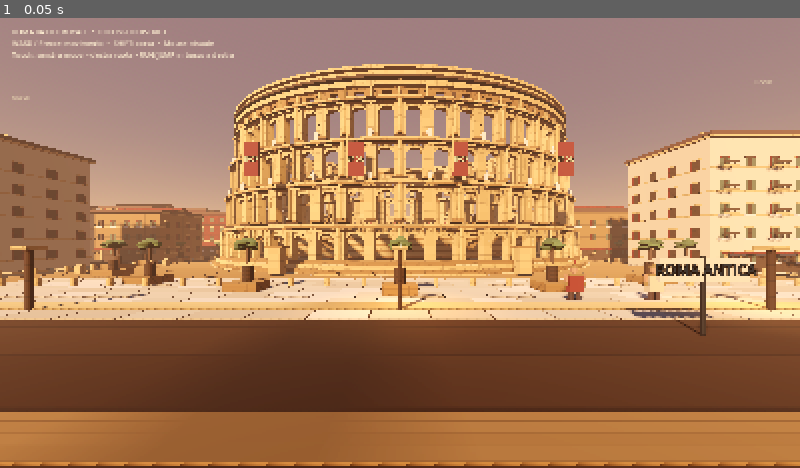
Above: before the commit, frame 1.
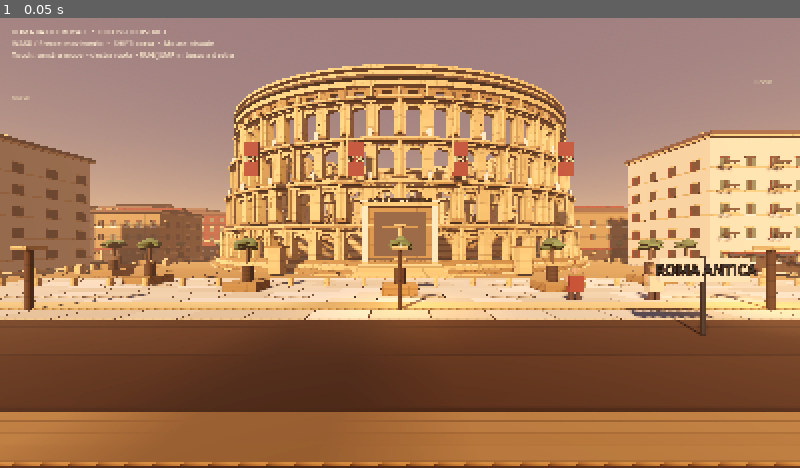
Above: after the commit, the same moment.

Repository: romabattleroyale/Roma-BRT
Game: Godot game, scene res://main.tscn
Same seed, same stepped clock (60 frames per second), same inputs: the game is played once before the commit and once after it.
Inputs:
- Up to frame 1 (0.05 s): no input

The runs differ from the first frame. In frame 1, 1.3% of the frame differs, in the area x 38-64%, y 28-58%.

Commit message:
Add monumental Colosseum entrance portal, steps and Latin inscription

Diff:
--- a/quality_lab/main.gd
+++ b/quality_lab/main.gd
@@ -340,6 +340,30 @@
 		if attic_idx % 4 == 0:
 			_box(col, Vector3(0.78, 0.18, 0.92), attic_pos + Vector3(0, 1.05, 0), stone)
 	_elliptical_ring(col, RX - 1.35, RZ - 0.92, 0.38, 25.20, trim)
+	# Monumental ceremonial entrance on the south-facing approach: layered portal, flanking pilasters and broad travertine steps.
+	var portal_stone := _mat(Color("#e6d1aa"), 0.86)
+	var portal_shadow := _mat(Color("#4f4033"), 0.96)
+	for step in range(5):
+		_box(col, Vector3(10.8 - step * 0.55, 0.28, 3.6 - step * 0.42),
+			Vector3(0, 0.14 + step * 0.28, RZ + 2.9 + step * 0.22), trim, true)
+	_box(col, Vector3(8.6, 6.8, 0.72), Vector3(0, 5.1, RZ + 0.1), portal_shadow)
+	_box(col, Vector3(7.4, 6.1, 0.32), Vector3(0, 5.0, RZ + 0.52), stone)
+	_box(col, Vector3(5.8, 5.1, 0.20), Vector3(0, 4.65, RZ + 0.72), portal_shadow)
+	_box(col, Vector3(8.8, 0.55, 1.05), Vector3(0, 8.15, RZ + 0.48), trim)
+	_box(col, Vector3(9.3, 0.22, 1.25), Vector3(0, 8.52, RZ + 0.48), portal_stone)
+	for side in [-1.0, 1.0]:
+		_box(col, Vector3(0.62, 6.9, 0.82), Vector3(side * 4.0, 4.9, RZ + 0.48), portal_stone, true)
+		_box(col, Vector3(1.0, 0.34, 1.12), Vector3(side * 4.0, 8.48, RZ + 0.48), trim)
+		_box(col, Vector3(0.82, 0.32, 1.05), Vector3(side * 4.0, 1.45, RZ + 0.48), trim)
+	var inscription := Label3D.new()
+	inscription.text = "AMPHITHEATRVM FLAVIVM"
+	inscription.font_size = 48
+	inscription.pixel_size = 0.012
+	inscription.modulate = Color("#35291e")
+	inscription.position = Vector3(0, 8.55, RZ + 1.14)
+	inscription.rotation.y = PI
+	inscription.double_sided = true
+	col.add_child(inscription)
 	# Small pale-stone statuary on the main ledges breaks up the repeated arcade rhythm.
 	var statue_stone := _mat(Color("#e1d1b0"), 0.82)
 	for tier in [1, 2]:
